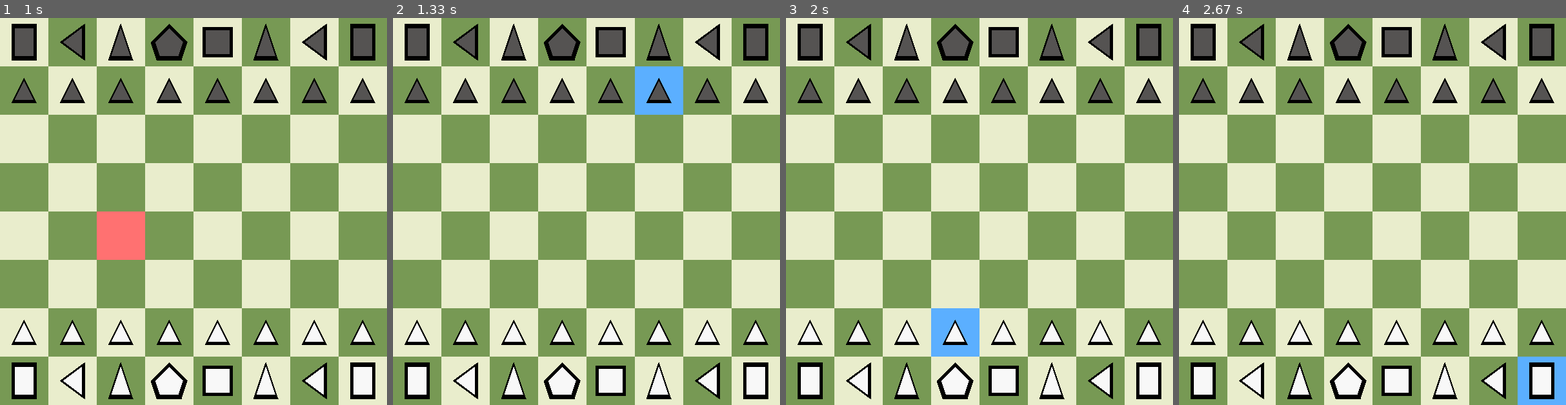
Above: before the commit, frames 1-4 (left to right).
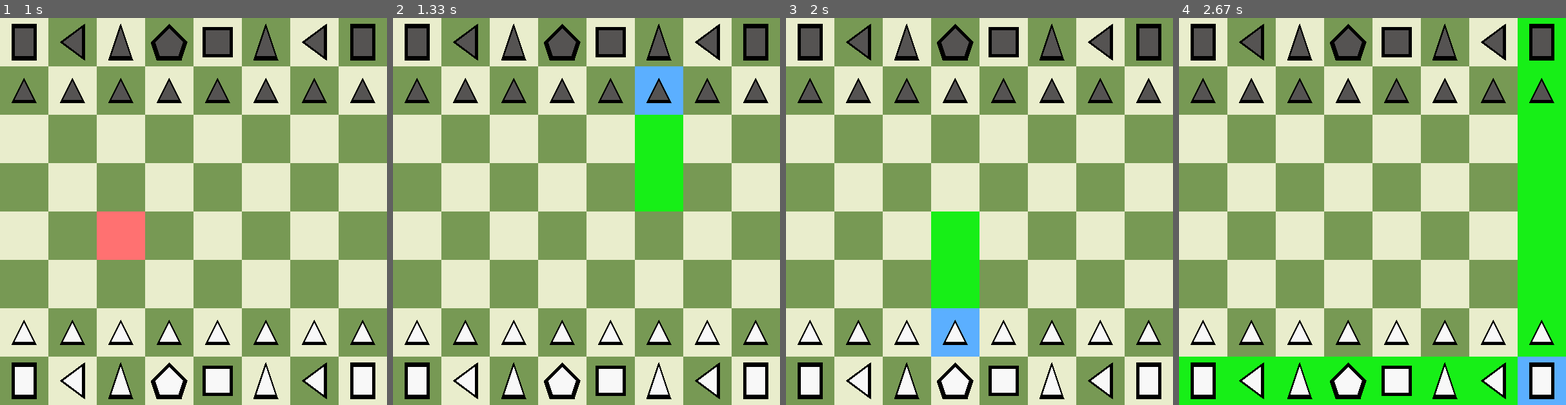
Above: after the commit, the same moments.

Repository: caleb-james-smith/PyGameChess
Game: pygame game, started from play.py
Two runs of this game, one before a commit and one after it. Both use one fixed random seed, a clock stepped at 60 frames per second and the inputs below.
Inputs (mouse positions are in pixels of both pictures, inside the frame that each line leads up to):
- Up to frame 1 (1 s): click (193, 211) at 0.38 s; click (100, 215) at 0.72 s
- Up to frame 2 (1.33 s): click (644, 76) at 1.05 s
- Up to frame 3 (2 s): click (878, 68) at 1.42 s; click (960, 312) at 1.92 s
- Up to frame 4 (2.67 s): click (1519, 358) at 2.25 s

Frame 1 is identical in both runs. In frame 2, 3.1% of the frame differs, in the area x 62-75%, y 25-50%; in frame 3, 3.1%; in frame 4, 18%, in the area x 0-100%, y 0-100%.

Commit message:
Draw all moves for a piece; work in progress.

Diff:
--- a/board.py
+++ b/board.py
@@ -81,6 +81,14 @@
         x = square_x // self.square_side
         y = square_y // self.square_side
         return [x, y]
+
+    # Get square position based on x, y coordinates (ints)
+    def GetSquarePosition(self, xy_position):
+        x = xy_position[0]
+        y = xy_position[1]
+        square_x = x * self.square_side
+        square_y = y * self.square_side
+        return [square_x, square_y]
 
     # Get chess notation for given x, y coordinates
     # Example: input = [2, 3], output = "c5"
--- a/play.py
+++ b/play.py
@@ -5,7 +5,7 @@
 # TODO:
 # - Get all possible moves for a given player
 # - Get legal moves for a given player
-# - When you click on a piece, show its possible moves: gray squares or little circles
+# - When you click on a piece, show its possible moves: gray squares or little circles; use borders
 # - Define check
 # - Define checkmate
 # - Define castling
@@ -52,6 +52,8 @@
     PIECE_BORDER_COLOR  = PURE_BLACK
     CLICK_COLOR_EMPTY   = (255, 113, 113)
     CLICK_COLOR_PIECE   = (91, 175, 255)
+    #CLICK_COLOR_MOVES   = (91, 175, 255)
+    CLICK_COLOR_MOVES   = (23, 239, 23)
 
     # Set up the drawing window (screen)
     #SCREEN_WIDTH        = 800
@@ -242,7 +244,7 @@
                 board.DrawSquare(CLICK_COLOR_EMPTY, square_x, square_y)
             else:
                 board.DrawSquare(CLICK_COLOR_PIECE, square_x, square_y)
-                state.DrawMovesForPiece(xy_position)
+                state.DrawMovesForPiece(CLICK_COLOR_MOVES, xy_position)
 
         # Draw the pieces
         state.DrawPieces(pygame, screen, PIECE_LIGHT_COLOR, PIECE_DARK_COLOR, PIECE_BORDER_COLOR, SQUARES_PER_SIDE, SQUARE_SIDE)
--- a/state.py
+++ b/state.py
@@ -295,13 +295,18 @@
         return result
 
     # TODO
-    # Draw possible moves for a piece
-    def DrawMovesForPiece(self, position):
-        #print("In DrawMovesForPiece(): position = {0}".format(position))
-        piece = self.GetPieceInPosition(position)
-        valid_moves = piece.GetValidMoves()
-        #for move in valid_moves:
-        #    print(move)
+    # FIXME: Include captures for pawns
+    # FIXME: Constraint based on not moving through pieces and not capturing your own pieces
+    # Draw possible moves for a piece based on its position; include captures
+    def DrawMovesForPiece(self, color, xy_position):
+        valid_moves = []
+        piece = self.GetPieceInPosition(xy_position)
+        if piece:
+            valid_moves = piece.GetValidMoves()
+        for move in valid_moves:
+            square_position = self.board.GetSquarePosition(move)
+            square_x, square_y = square_position
+            self.board.DrawSquare(color, square_x, square_y)
 
     # TODO
     # Get a list of all of a player's pieces
